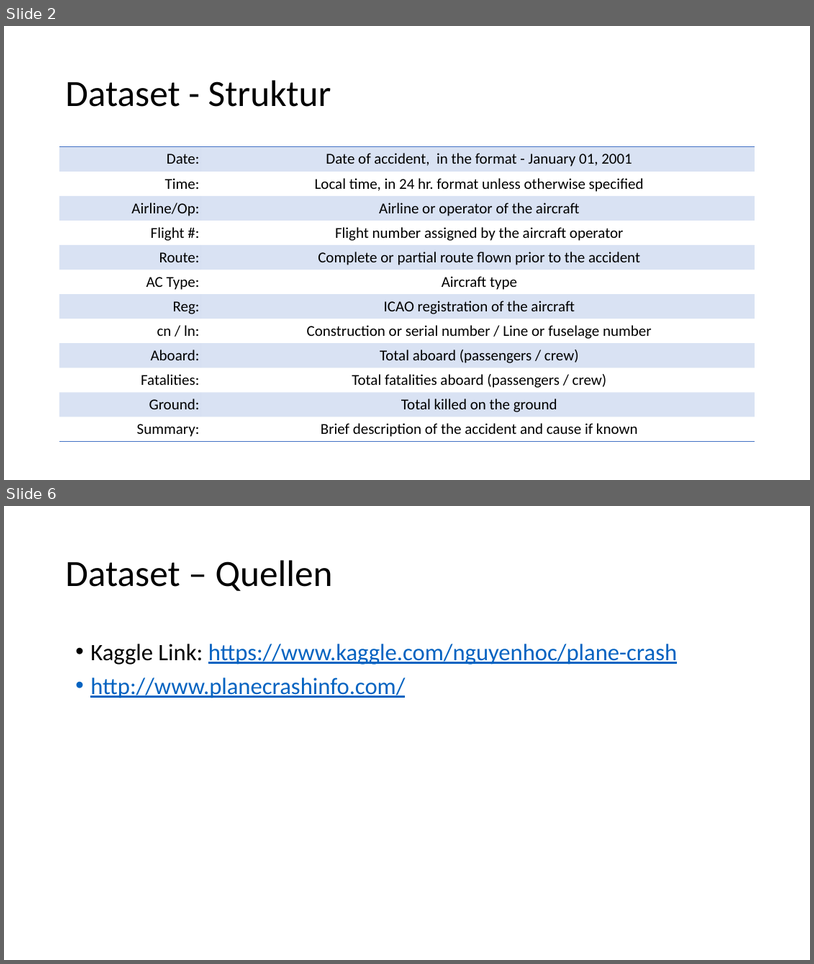
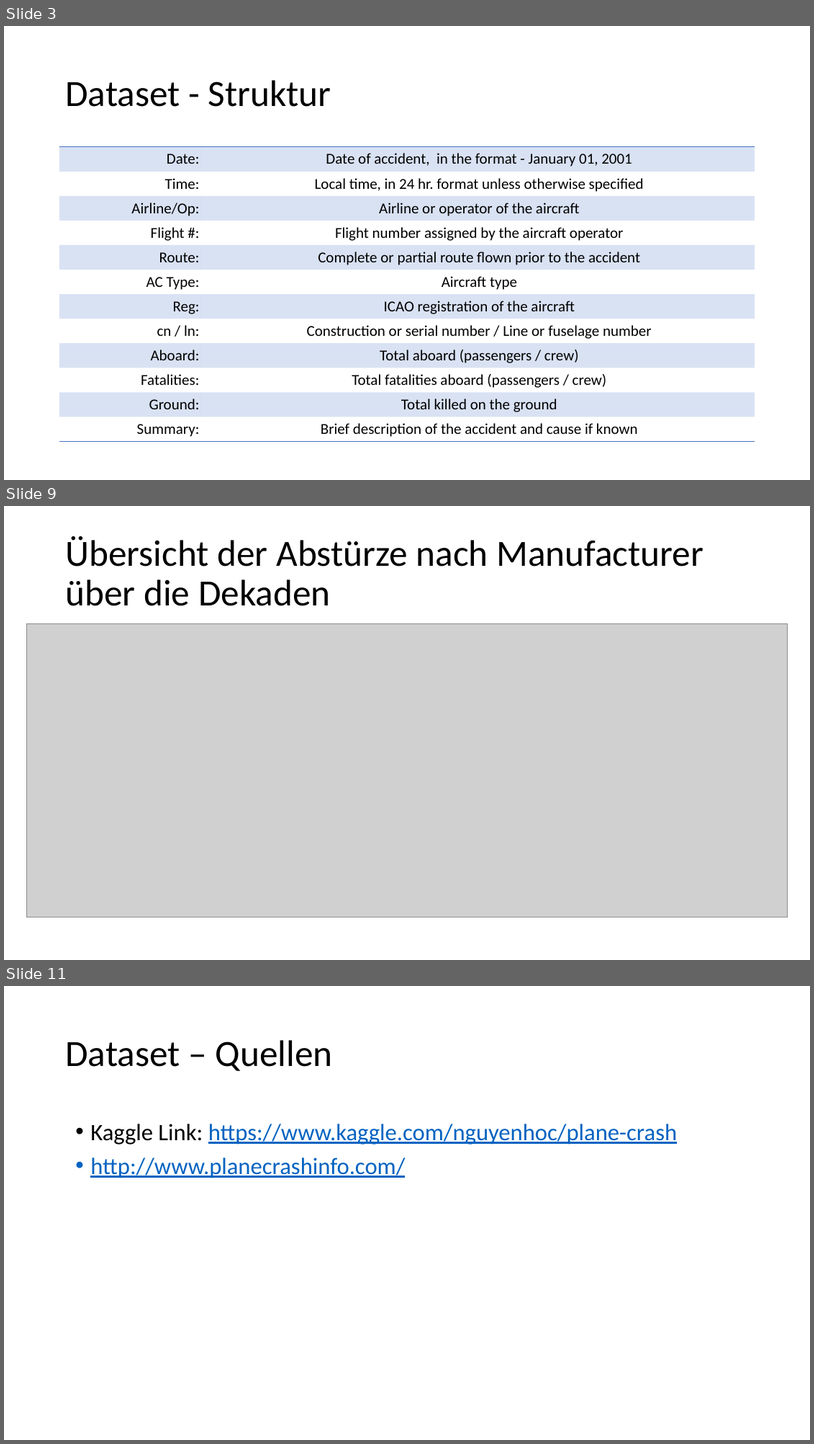
Before and after one commit to nojetlag/CASINFE18_BigData, a slide deck: Historical Plane Crashes/Präsentation/Leistungsnachweis BigData Plane Crashes.pptx. Shown one above the other, each under a label of ours: slides 2 and 6 before the commit, slides 3, 9 and 11 after it; the slides between them are not shown. The pictures are 814x964 and 814x1444 pixels, drawn with LibreOffice and Linux fonts; fonts in the diff are those of the drawing; grey boxes stand for pictures. Boxes give left, top, right and bottom in pixels: in the first picture for what was removed or moved away, otherwise in the second. Text is boxed around its words. In the diff, an @@ line names an element or a change of style, - is before the commit and + after.

```diff
--- a/Historical Plane Crashes/Präsentation/Leistungsnachweis BigData Plane Crashes.pptx
+++ b/Historical Plane Crashes/Präsentation/Leistungsnachweis BigData Plane Crashes.pptx
@@ slide 9 added at (4,506,810,960), background #FFFFFF @@
@@ title added at (65,536,704,606), 44 pt, text #000000 @@
+Übersicht der Abstürze nach Manufacturer über die Dekaden
@@ picture added at (26,623,788,917) @@
@@ what was slide 2 is now slide 3 @@
@@ what was slide 6 is now slide 11 @@
```
Also in this commit, not shown: 1 slide changed, 6 other slides added, 2 slides removed, 1 other file.
